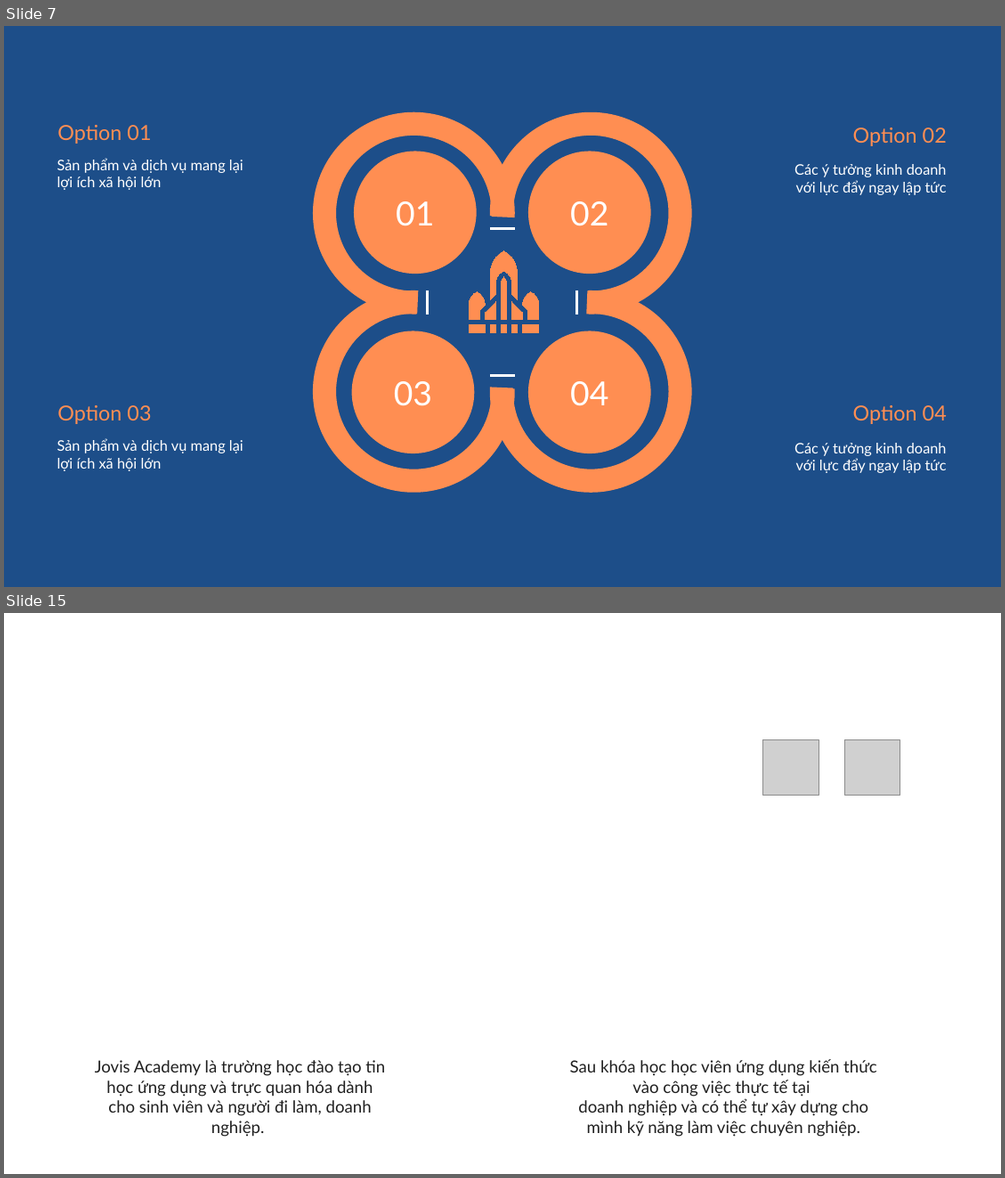
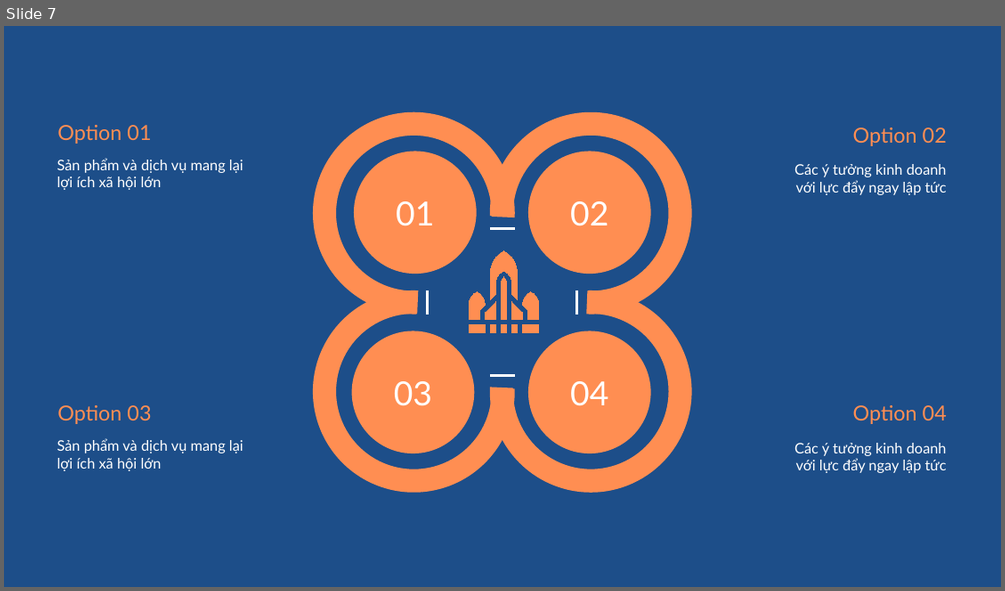
Before and after one commit to tranthanhbinh2603/PPTmasterclassV6_Powerpoint_from_A_to_Z, a slide deck: Khoá 2/Bài 53/Học liệu Infographic.pptx. Shown one above the other, each under a label of ours: slides 7 and 15 before the commit, slide 7 after it; the slides between them are not shown. The pictures are 1005x1178 and 1005x591 pixels, drawn with LibreOffice and Linux fonts; fonts in the diff are those of the drawing; grey boxes stand for pictures. Boxes give left, top, right and bottom in pixels: in the first picture for what was removed or moved away, otherwise in the second. Text is boxed around its words. In the diff, an @@ line names an element or a change of style, - is before the commit and + after.

```diff
--- a/Khoá 2/Bài 53/Học liệu Infographic.pptx
+++ b/Khoá 2/Bài 53/Học liệu Infographic.pptx
@@ slide 15 removed at (4,613,1001,1174), background #FFFFFF @@
@@ picture removed at (763,740,818,795) @@
@@ picture removed at (844,740,900,795) @@
@@ text removed at (95,1060,385,1136) @@
-Jovis Academy là trường học đào tạo tin học ứng dụng và trực quan hóa dành cho sinh viên và người đi làm, doanh nghiệp.
@@ text removed at (570,1059,877,1136) @@
-Sau khóa học học viên ứng dụng kiến thức vào công việc thực tế tại
-doanh nghiệp và có thể tự xây dựng cho mình kỹ năng làm việc chuyên nghiệp.
```
Also in this commit, not shown: 4 slides added, 9 other slides removed, 1 other file.
